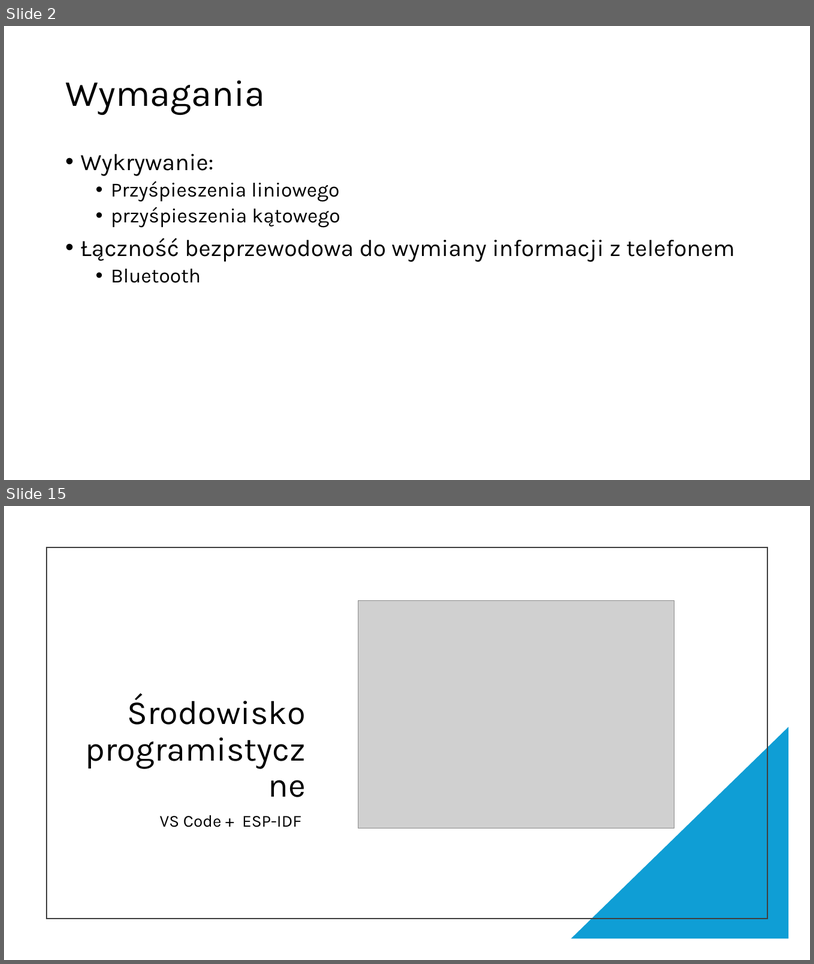
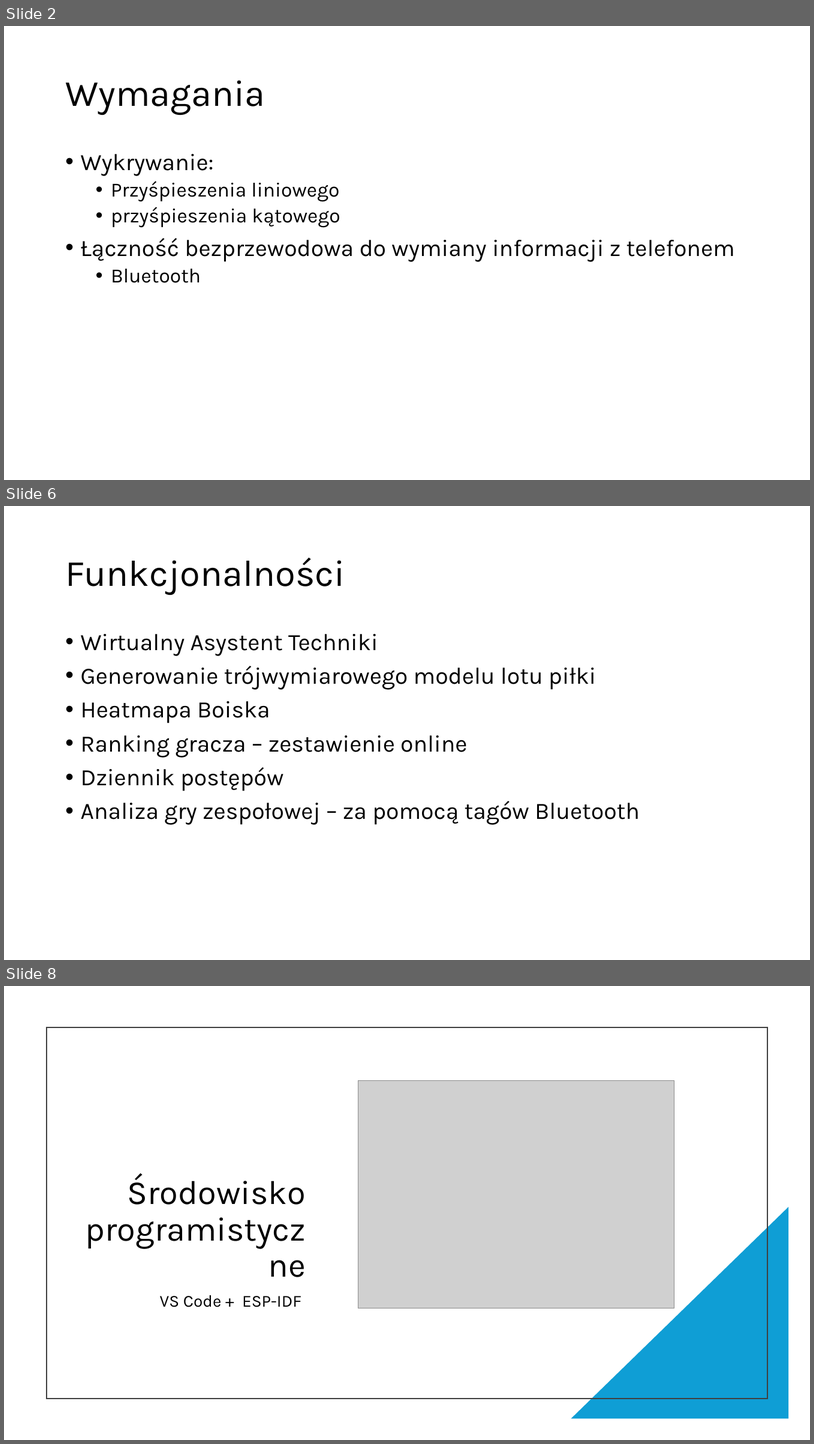
Before and after one commit to Szymek200/Smart-ball, a slide deck: Prezentacja/Smart-piłka_prez.pptx. Shown one above the other, each under a label of ours: slides 2 and 15 before the commit, slides 2, 6 and 8 after it; the slides between them are not shown. The pictures are 814x964 and 814x1444 pixels, drawn with LibreOffice and Linux fonts; fonts in the diff are those of the drawing; grey boxes stand for pictures. Boxes give left, top, right and bottom in pixels: in the first picture for what was removed or moved away, otherwise in the second. Text is boxed around its words. In the diff, an @@ line names an element or a change of style, - is before the commit and + after.

```diff
--- a/Prezentacja/Smart-piłka_prez.pptx
+++ b/Prezentacja/Smart-piłka_prez.pptx
@@ slide 6 added at (4, 506, 810, 960), background #FFFFFF @@
@@ title added at (65, 558, 345, 595), 44 pt, text #000000 @@
+Funkcjonalności
@@ text added at (81, 634, 640, 825), 28 pt, text #000000 @@
+• Wirtualny Asystent Techniki
+• Generowanie trójwymiarowego modelu lotu piłki
+• Heatmapa Boiska
+• Ranking gracza – zestawienie online
+• Dziennik postępów
+• Analiza gry zespołowej – za pomocą tagów Bluetooth
@@ what was slide 15 is now slide 8 @@
```
Also in this commit, not shown: 1 slide changed, 3 other slides added, 11 slides removed.
